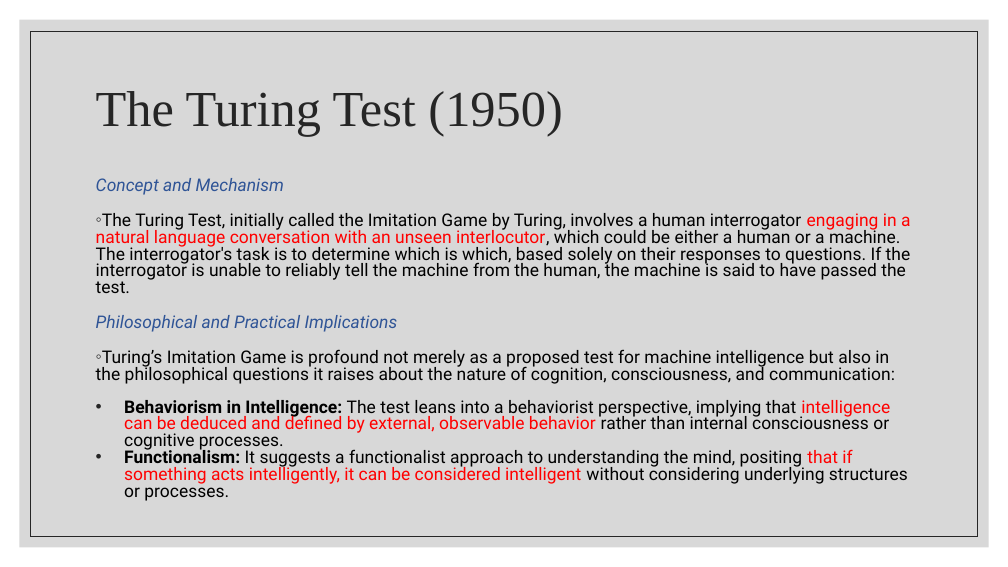
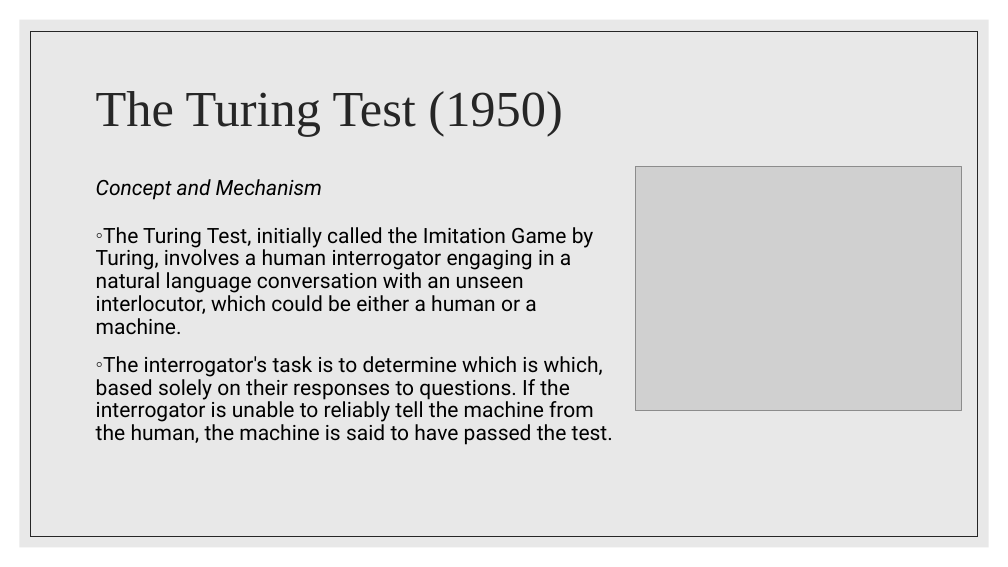
Before and after one commit to wutmeownow/phys441, a slide deck: slide 10 of JupyterNotebooks/LLS/Lecture3.pptx. Drawn at 1008x567 pixels with LibreOffice and Linux fonts; fonts in the diff are those of the drawing; grey boxes stand for pictures. Boxes give left, top, right and bottom in pixels: in the first picture for what was removed or moved away, otherwise in the second. Text is boxed around its words. In the diff, an @@ line names an element or a change of style, - is before the commit and + after.

```diff
--- a/JupyterNotebooks/LLS/Lecture3.pptx
+++ b/JupyterNotebooks/LLS/Lecture3.pptx
@@ rectangle added at box(0, 0, 1008, 567), fill #FFFFFF @@
@@ rectangle removed at box(20, 20, 989, 547) @@
@@ rectangle added at box(20, 20, 989, 547), fill #D9D9D9 at 60% opacity @@
@@ rectangle removed at box(31, 31, 978, 536) @@
@@ rectangle added at box(31, 31, 978, 536), outline #262626 0.5 pt @@
@@ text at box(96, 179, 322, 200): size 16.6 to 20 pt, text colour #2F5496 to #000000 in "Concept and Mechanism"; line spacing 0.8 to 0.9 @@
@@ picture added at box(636, 166, 962, 411) @@
@@ text at box(96, 227, 613, 445): text changed; size 16.6 to 20 pt @@
-◦ The Turing Test, initially called the Imitation Game by Turing, involves a human interrogator engaging in a natural language conversation with an unseen interlocutor, which could be either a human or a machine. The interrogator's task is to determine which is which, based solely on their responses to questions. If the interrogator is unable to reliably tell the machine from the human, the machine is said to have passed the test.
-Philosophical and Practical Implications
-◦ Turing’s Imitation Game is profound not merely as a proposed test for machine intelligence but also in the philosophical questions it raises about the nature of cognition, consciousness, and communication:
-• Behaviorism in Intelligence: The test leans into a behaviorist perspective, implying that intelligence can be deduced and defined by external, observable behavior rather than internal consciousness or cognitive processes.
-• Functionalism: It suggests a functionalist approach to understanding the mind, positing that if something acts intelligently, it can be considered intelligent without considering underlying structures or processes.
+◦ The Turing Test, initially called the Imitation Game by Turing, involves a human interrogator engaging in a natural language conversation with an unseen interlocutor, which could be either a human or a machine.
+◦ The interrogator's task is to determine which is which, based solely on their responses to questions. If the interrogator is unable to reliably tell the machine from the human, the machine is said to have passed the test.
```
Also in this commit, not shown: 1 slide added, 2 other files.
